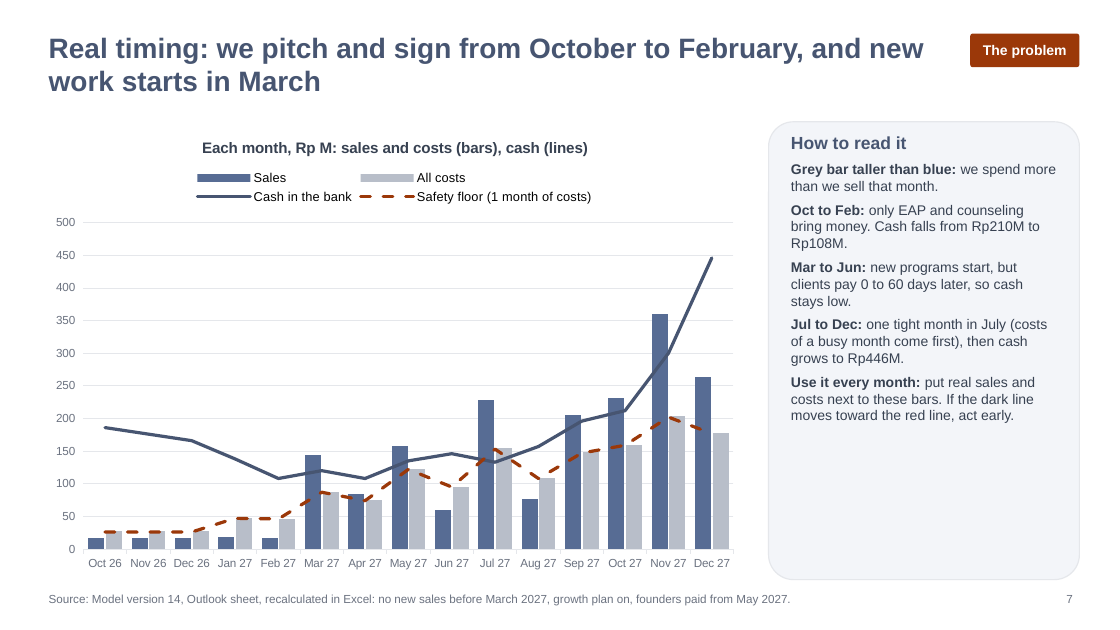
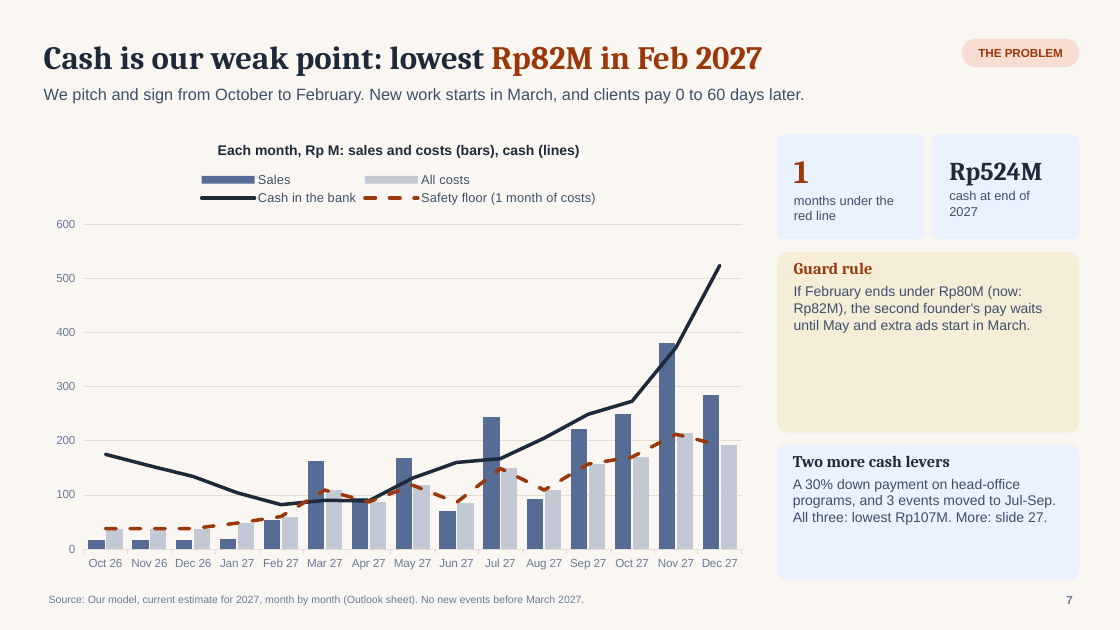
Before and after one commit to galihnxs/financial-estimations, a slide deck: slide 7 of TemanJourney_Growth_Recommendation.pptx. Drawn at 1120x630 pixels with LibreOffice and Linux fonts; fonts in the diff are those of the drawing. Boxes give left, top, right and bottom in pixels: in the first picture for what was removed or moved away, otherwise in the second. Text is boxed around its words. In the diff, an @@ line names an element or a change of style, - is before the commit and + after.

```diff
--- a/TemanJourney_Growth_Recommendation.pptx
+++ b/TemanJourney_Growth_Recommendation.pptx
@@ background #FFFFFF to #FAF7F2 @@
@@ text added at (44,46,763,76), 28 pt, text #1E2A3A, bold @@
+Cash is our weak point: lowest Rp82M in Feb 2027
@@ rounded rectangle "THE PROBLEM": place and size @@
-rounded rectangle "THE PROBLEM" at (970,34,1080,67)
+rounded rectangle "THE PROBLEM" at (962,39,1080,67)
@@ rounded rectangle "THE PROBLEM" at (962,39,1080,67): fill #9B3809 to #F7DDD2; proportions changed @@
@@ text in rounded rectangle at (978,49,1063,57): text changed; size 12 to 10 pt; text colour #FFFFFF to #9B3809 @@
-The problem
+THE PROBLEM
@@ text at (44,88,804,104): text changed; size 24 to 14 pt; text colour #475571 to #3D4F6A; bold off @@
-Real timing: we pitch and sign from October to February, and new work starts in March
+We pitch and sign from October to February. New work starts in March, and clients pay 0 to 60 days later.
@@ column chart at (42,126,756,580) @@
-Sales: 20, 20, 20, 20, 20, 140, 80, 160, 60, 230, 80, 210, 230, 360, 260
+Sales: 20, 20, 20, 20, 50, 160, 90, 170, 70, 240, 90, 220, 250, 380, 280
-All costs: 30, 30, 30, 50, 50, 90, 80, 120, 100, 150, 110, 150, 160, 200, 180
+All costs: 40, 40, 40, 50, 60, 110, 90, 120, 90, 150, 110, 160, 170, 210, 190
@@ colour of All costs #B8BEC9 to #C3C9D4 @@
-Cash in the bank: 190, 180, 170, 140, 110, 120, 110, 140, 150, 130, 160, 200, 210, 300, 450
+Cash in the bank: 180, 150, 130, 100, 80, 90, 90, 130, 160, 170, 200, 250, 270, 370, 520
@@ colour of Cash in the bank #475571 to #1E2A3A @@
-Safety floor (1 month of costs): 30, 30, 30, 50, 50, 90, 70, 120, 100, 150, 110, 150, 160, 200, 180
+Safety floor (1 month of costs): 40, 40, 40, 50, 60, 110, 90, 120, 90, 150, 110, 160, 170, 210, 190
@@ legend changed @@
@@ category axis changed @@
@@ value axis changed @@
@@ column chart: place and size @@
-column chart at (42,122,748,580)
+column chart at (42,126,756,580)
@@ rounded rectangle removed at (769,122,1080,580) @@
-How to read it
-Grey bar taller than blue: we spend more than we sell that month.
-Oct to Feb: only EAP and counseling bring money. Cash falls from Rp210M to Rp108M.
-Mar to Jun: new programs start, but clients pay 0 to 60 days later, so cash stays low.
-Jul to Dec: one tight month in July (costs of a busy month come first), then cash grows to Rp446M.
-Use it every month: put real sales and costs next to these bars. If the dark line moves toward the red line, act early.
@@ rounded rectangle added at (777,134,924,239), fill #EAF2FF, 11 pt, text #3D4F6A @@
+1
+months under the red line
@@ rounded rectangle added at (933,134,1080,239), fill #EAF2FF, 11 pt, text #3D4F6A @@
+Rp524M
+cash at end of 2027
@@ rounded rectangle added at (777,252,1080,433), fill #F5EDD8, 12 pt, text #3D4F6A @@
+Guard rule
+If February ends under Rp80M (now: Rp82M), the second founder's pay waits until May and extra ads start in March.
@@ rounded rectangle added at (777,445,1080,580), fill #EAF2FF, 12 pt, text #3D4F6A @@
+Two more cash levers
+A 30% down payment on head-office programs, and 3 events moved to Jul-Sep. All three: lowest Rp107M. More: slide 27.
@@ text at (49,595,584,605): text changed; size 10 to 9 pt; text colour #6B7280 to #6B7A99 @@
-Source: Model version 14, Outlook sheet, recalculated in Excel: no new sales before March 2027, growth plan on, founders paid from May 2027.
+Source: Our model, current estimate for 2027, month by month (Outlook sheet). No new events before March 2027.
@@ text "7" at (1066,596,1072,604): text colour #6B7280 to #6B7A99, bold on @@
```
Also in this commit, not shown: 13 other slides changed, 26 slides added, 11 slides removed, 9 other files.
